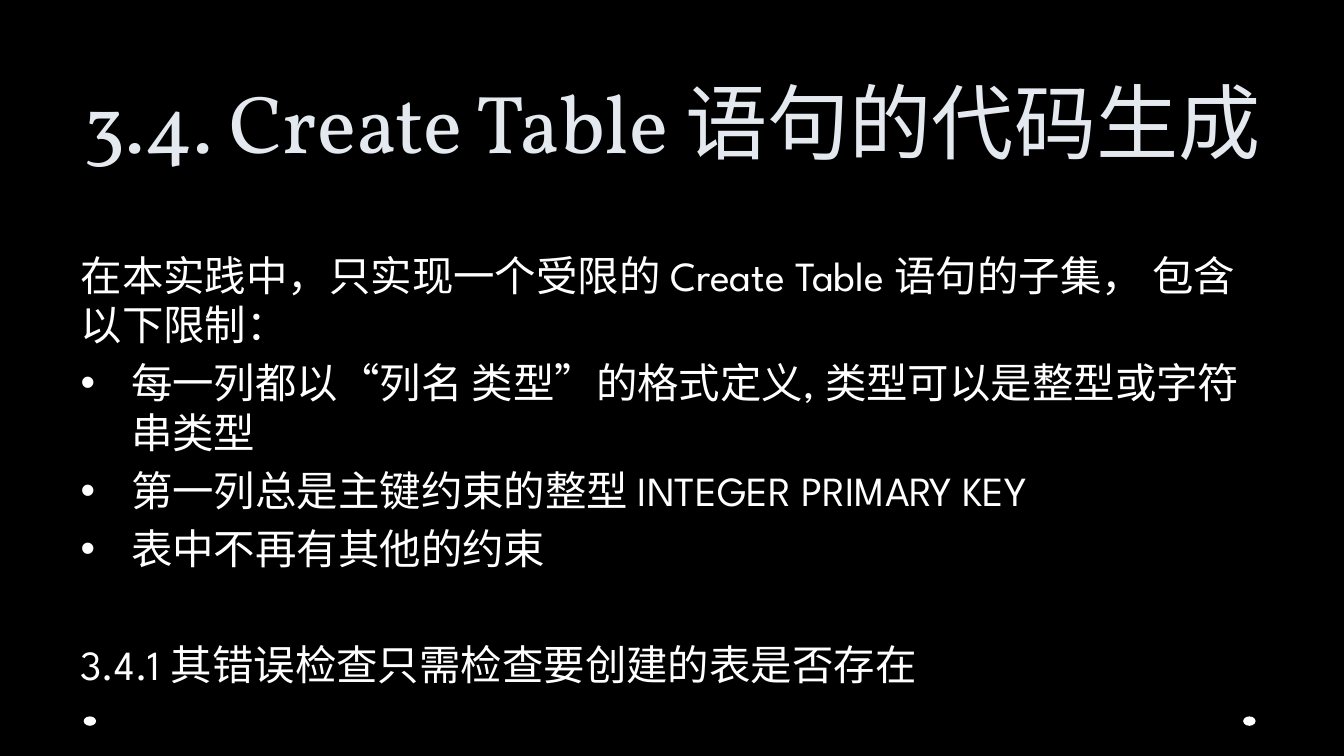
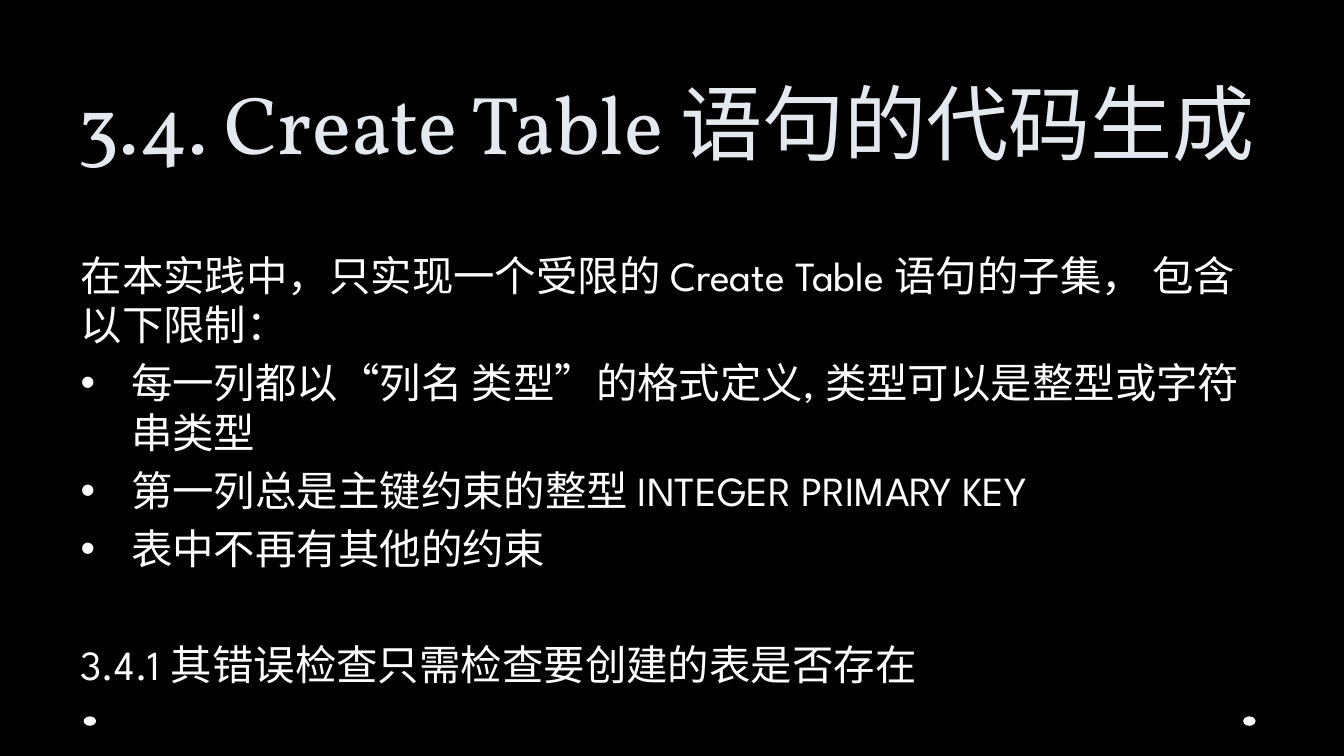
Before and after one commit to Jusot/chidb, a slide deck: slide 46 of documents/slides/ppt.pptx. Drawn at 1344x756 pixels with LibreOffice and Linux fonts; fonts in the diff are those of the drawing; background and template pictures are left out. Boxes give left, top, right and bottom in pixels: in the first picture for what was removed or moved away, otherwise in the second. Text is boxed around its words. In the diff, an @@ line names an element or a change of style, - is before the commit and + after.

```diff
--- a/documents/slides/ppt.pptx
+++ b/documents/slides/ppt.pptx
@@ title "3.4. Create Table 语句的代码生成": place and size @@
-title "3.4. Create Table 语句的代码生成" at box(83, 83, 1261, 167)
+title "3.4. Create Table 语句的代码生成" at box(78, 84, 1255, 168)
```
Also in this commit, not shown: 3 other slides changed, 7 slides added.
